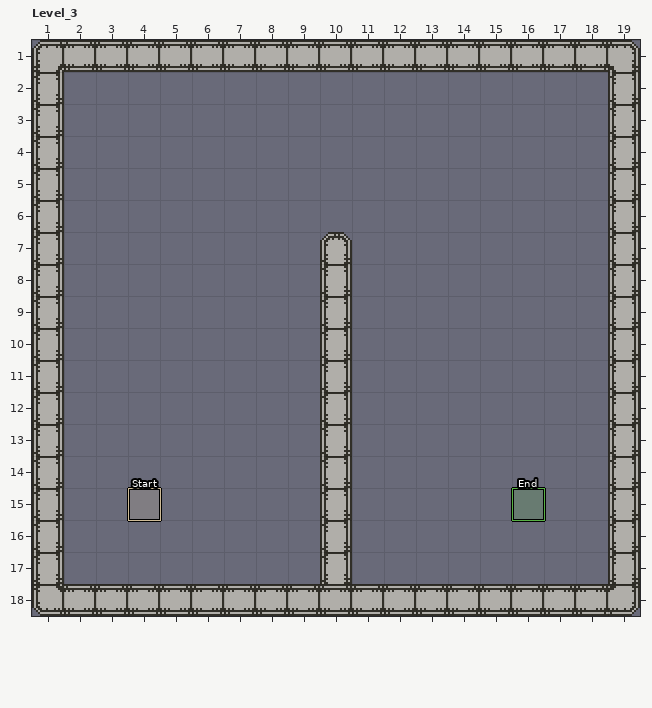
Two states of a LDtk project, source/data/world.ldtk. The picture above was drawn from the file before the commit.
Cells are 16x16 px. Shown: Level_3 x 1..19, y 1..18. The old version is drawn lined up with the new one.
And afterwards:
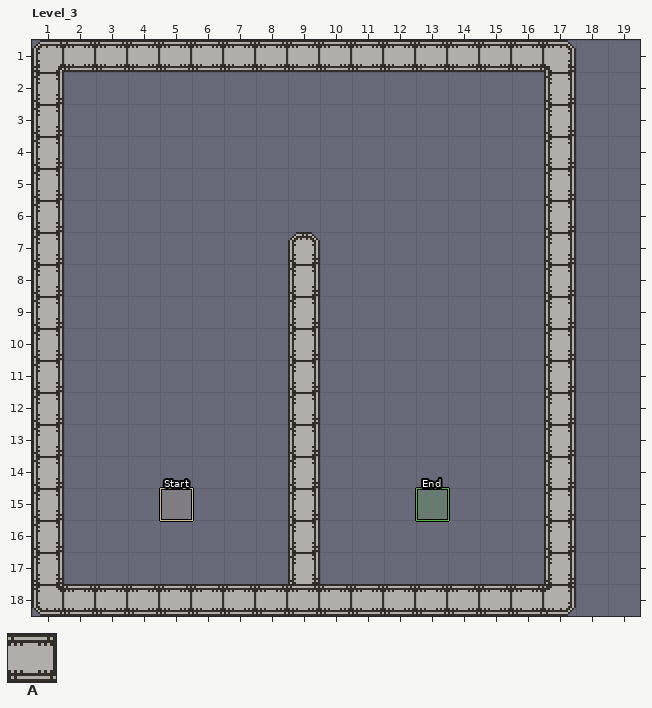
Key: from "Walls": A 1.
_ is an empty cell.
Objects are placed by their top-left corner, in cells (3,4 is the top-left corner of cell 3,4); size is 1x1 cell unless given.
The commit says: Add planet and stars background on each level
Change:
map size 25x20 -> 19x20 cells (old content now starts at -2,0; both pictures use the new coordinates)
Layer "Hazards":
changed: "Start" rectangle at 4,15 -> "Start" rectangle at 5,15
changed: "End" rectangle at 16,15 -> "End" rectangle at 13,15
Layer "Walls":
y 1: x 18..19 AA -> __
y 2..6: x 17 _ -> A; x 19 A -> _
y 7..17: x 9..10 _A -> A_; x 17 _ -> A; x 19 A -> _
y 18: x 18..19 AA -> __
